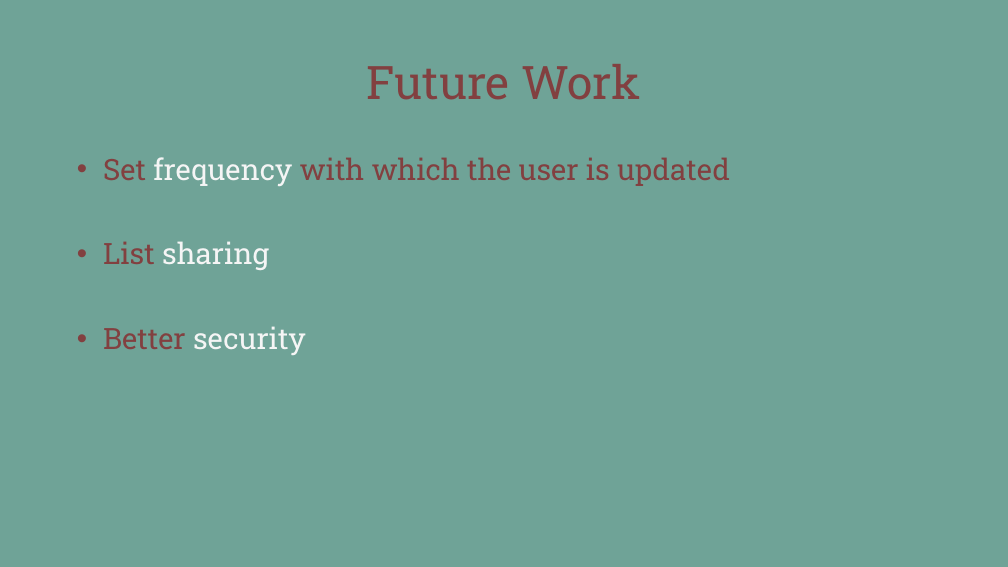
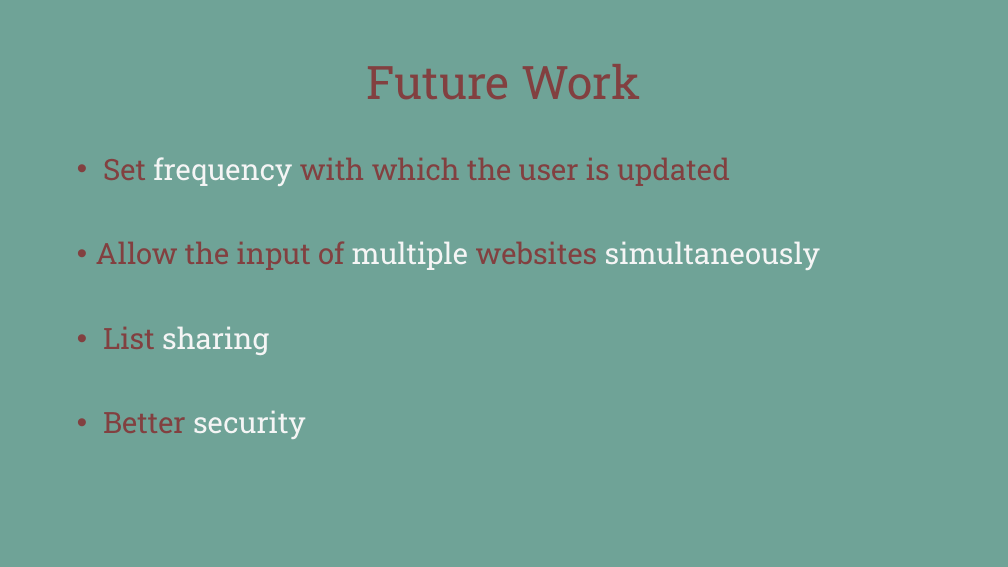
Before and after one commit to Su-Tangnu/NotifyMe, a slide deck: slide 27 of NotifyMe.pptx (slide 29 before the commit). Drawn at 1008x567 pixels with LibreOffice and Linux fonts; fonts in the diff are those of the drawing. Boxes give left, top, right and bottom in pixels: in the first picture for what was removed or moved away, otherwise in the second. Text is boxed around its words. In the diff, an @@ line names an element or a change of style, - is before the commit and + after.

```diff
--- a/NotifyMe.pptx
+++ b/NotifyMe.pptx
@@ text at box(96, 241, 820, 270): paragraph added @@
+• Allow the input of multiple websites simultaneously
```
Also in this commit, not shown: 11 other slides changed, 2 slides removed, 12 other files.
